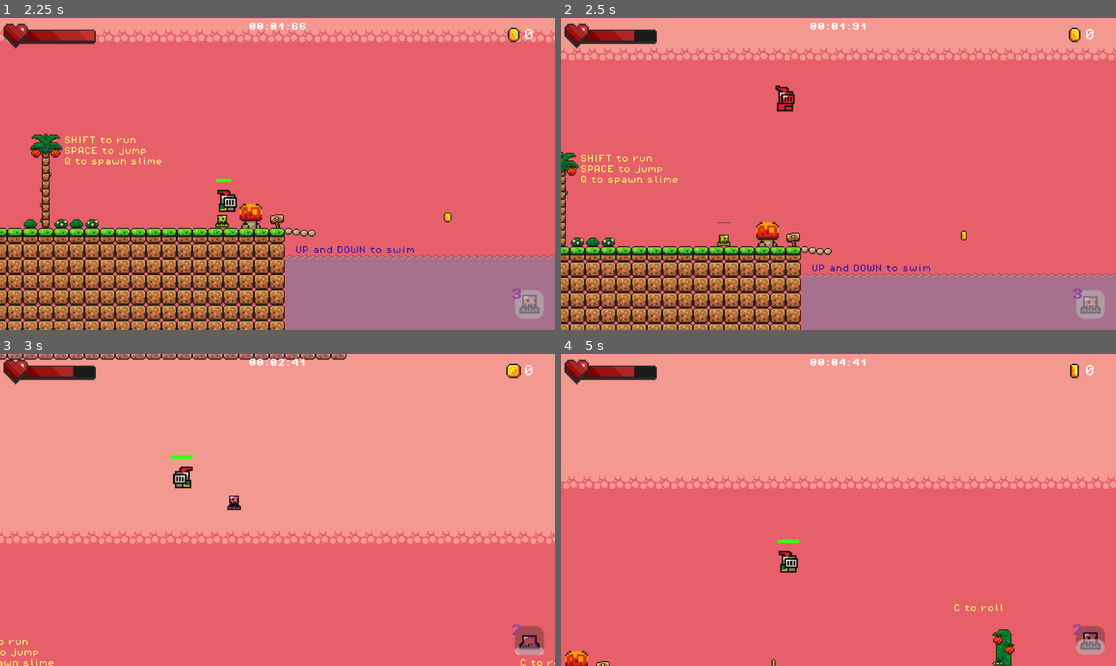
Above: before the commit, frames 1-4 (two rows, left to right).
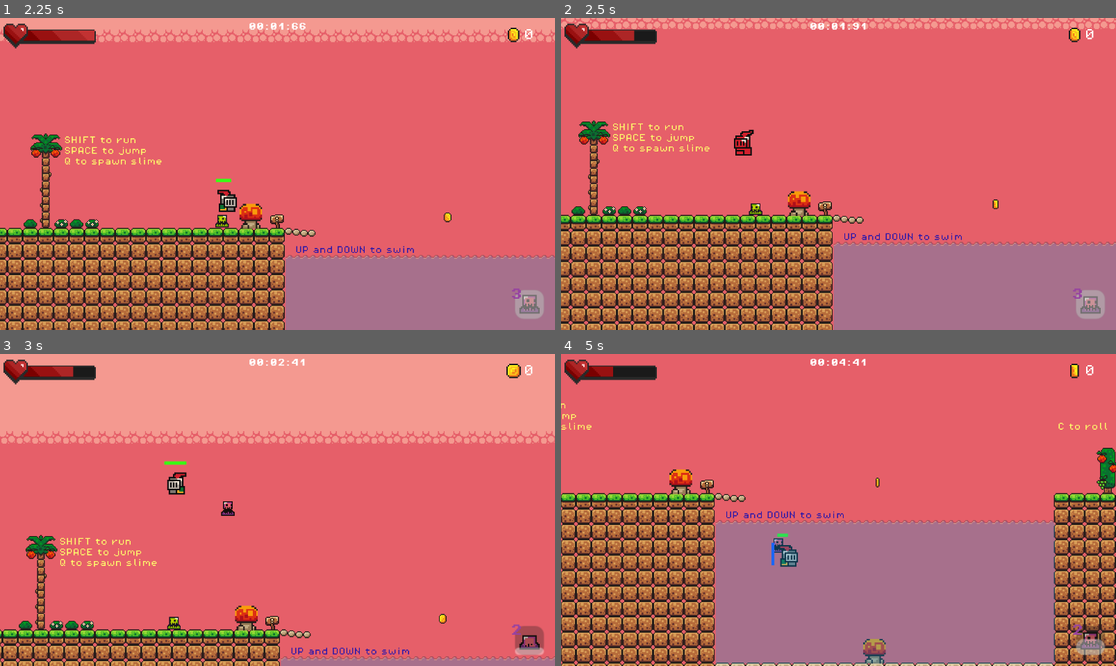
Above: after the commit, the same moments.

Repository: AshkanKiafard/AA-godot
Game: Godot game, scene res://scenes/main_menu.tscn
The game is run twice, just before and just after one commit, with the same random seed, the same clock (stepped at 60 frames per second) and the same inputs.
Inputs:
- Up to frame 1 (2.25 s): click "START" at 0.5 s; hold Right (move_right) from 1.28 s (still down); tap Space (jump) at 1.35, 1.52, 1.82 s; tap C (roll) at 2.1 s
- Up to frame 2 (2.5 s): keep holding Right (move_right); tap Space (jump) at 2.27, 2.3 s
- Up to frame 3 (3 s): tap Space (jump) at 2.57 s; release Right (move_right) at 2.78 s; hold A (move_left) from 2.78 s (still down); hold Q (spawn_sllime) from 2.78 s (still down)
- Up to frame 4 (5 s): tap Space (jump) at 3.05, 3.77, 3.8, 4.07, 4.35, 4.52, 4.82 s; release A (move_left) at 3.53 s; release Q (spawn_sllime) at 3.53 s; hold Right (move_right) from 3.53 s (still down); tap Shift at 3.6 s

Frame 1 is identical in both runs. In frame 2, 30% of the frame differs, in the area x 0-100%, y 0-100%; in frame 3, 42%; in frame 4, 90%.

Commit message:
added tapstrafing (mushrooms push you to left or right when collided with their side

Diff:
--- a/ashkan/godot-tutorial-ashkan/scenes/game.tscn
+++ b/ashkan/godot-tutorial-ashkan/scenes/game.tscn
@@ -324,30 +324,6 @@
 "move": SubResource("Animation_kbmlb")
 }
 
-[sub_resource type="GDScript" id="GDScript_amn1m"]
-script/source = "extends StaticBody2D
-
-var multiplier
-
-@onready var jump_sound: AudioStreamPlayer = $JumpSound
-var player_body
-
-func _on_area_2d_body_entered(body: Node2D) -> void:
-	jump_sound.play()
-	if body is Player:
-		multiplier = 5 if body.in_water else 2
-	else:
-		multiplier = 1
-	body.velocity.y = body.JUMP_VELOCITY * multiplier
-	if body is Player:
-		player_body = body
-		body.stamina = 0
-		$Timer.start()
-
-func _on_timer_timeout() -> void:
-	player_body.jump_count = 1
-"
-
 [node name="Game" type="Node2D"]
 
 [node name="UI" type="CanvasLayer" parent="."]
@@ -434,7 +410,6 @@
 
 [node name="Spawner" parent="." node_paths=PackedStringArray("node") instance=ExtResource("6_qq1ei")]
 node = NodePath("..")
-spawn = true
 
 [node name="Fruits" type="Node" parent="."]
 
@@ -560,15 +535,14 @@
 [node name="Mushrooms" type="Node2D" parent="."]
 position = Vector2(159, 104)
 
-[node name="Mushroom" parent="Mushrooms" instance=ExtResource("7_6bq2a")]
-position = Vector2(2, 2)
-script = SubResource("GDScript_amn1m")
-
 [node name="Mushroom2" parent="Mushrooms" instance=ExtResource("7_6bq2a")]
 position = Vector2(395, -463)
 
 [node name="Mushroom3" parent="Mushrooms" instance=ExtResource("7_6bq2a")]
 position = Vector2(-201, -174)
+
+[node name="Mushroom" parent="Mushrooms" instance=ExtResource("7_6bq2a")]
+position = Vector2(0, 2)
 
 [node name="Slime" parent="." instance=ExtResource("9_xkmy2")]
 position = Vector2(-158, -69)
--- a/ashkan/godot-tutorial-ashkan/scenes/mushroom.tscn
+++ b/ashkan/godot-tutorial-ashkan/scenes/mushroom.tscn
@@ -1,14 +1,17 @@
-[gd_scene load_steps=6 format=3 uid="uid://bp7hd728alk1x"]
+[gd_scene load_steps=7 format=3 uid="uid://bp7hd728alk1x"]
 
 [ext_resource type="Script" path="res://scripts/mushroom.gd" id="1_h3qmc"]
 [ext_resource type="Texture2D" uid="uid://ck8dkggpmhtag" path="res://assets/sprites/world_tileset.png" id="2_5edxf"]
 [ext_resource type="AudioStream" uid="uid://b7apjipae7ufd" path="res://assets/sounds/jump.wav" id="3_34fg0"]
 
 [sub_resource type="RectangleShape2D" id="RectangleShape2D_fqlji"]
-size = Vector2(24, 8)
+size = Vector2(24, 22)
 
 [sub_resource type="RectangleShape2D" id="RectangleShape2D_6k88o"]
-size = Vector2(24, 19)
+size = Vector2(24, 5)
+
+[sub_resource type="RectangleShape2D" id="RectangleShape2D_c7c27"]
+size = Vector2(5.625, 13.625)
 
 [node name="Mushroom" type="StaticBody2D"]
 script = ExtResource("1_h3qmc")
@@ -24,19 +27,36 @@
 region_rect = Rect2(113, 81, 14, 14)
 
 [node name="CollisionShape2D" type="CollisionShape2D" parent="."]
-position = Vector2(0, 9)
+position = Vector2(0, 2)
 shape = SubResource("RectangleShape2D_fqlji")
 
-[node name="Area2D" type="Area2D" parent="."]
+[node name="Top" type="Area2D" parent="."]
 collision_mask = 2
 
-[node name="CollisionShape2D" type="CollisionShape2D" parent="Area2D"]
-position = Vector2(0, -4.5)
+[node name="CollisionShape2D" type="CollisionShape2D" parent="Top"]
+position = Vector2(0, -12)
 shape = SubResource("RectangleShape2D_6k88o")
 
 [node name="JumpSound" type="AudioStreamPlayer" parent="."]
 stream = ExtResource("3_34fg0")
 bus = &"SFX"
 
+[node name="Left" type="Area2D" parent="."]
+collision_mask = 2
+
+[node name="CollisionShape2D" type="CollisionShape2D" parent="Left"]
+position = Vector2(-10, -2)
+shape = SubResource("RectangleShape2D_c7c27")
+
+[node name="Right" type="Area2D" parent="."]
+collision_mask = 2
+
+[node name="CollisionShape2D" type="CollisionShape2D" parent="Right"]
+position = Vector2(10, -2)
+shape = SubResource("RectangleShape2D_c7c27")
+
 [connection signal="timeout" from="Timer" to="." method="_on_timer_timeout"]
-[connection signal="body_entered" from="Area2D" to="." method="_on_area_2d_body_entered"]
+[connection signal="body_entered" from="Top" to="." method="_on_top_body_entered"]
+[connection signal="body_entered" from="Top" to="." method="_on_area_2d_body_entered"]
+[connection signal="body_entered" from="Left" to="." method="_on_left_body_entered"]
+[connection signal="body_entered" from="Right" to="." method="_on_right_body_entered"]
--- a/ashkan/godot-tutorial-ashkan/scenes/player.tscn
+++ b/ashkan/godot-tutorial-ashkan/scenes/player.tscn
@@ -319,5 +319,9 @@
 wait_time = 0.2
 one_shot = true
 
+[node name="XOverrideTimer" type="Timer" parent="."]
+one_shot = true
+
 [connection signal="timeout" from="DeathTimer" to="." method="_on_death_timer_timeout"]
 [connection signal="timeout" from="CoyoteTimer" to="." method="_on_coyote_timer_timeout"]
+[connection signal="timeout" from="XOverrideTimer" to="." method="_on_x_override_timer_timeout"]
--- a/ashkan/godot-tutorial-ashkan/scripts/mushroom.gd
+++ b/ashkan/godot-tutorial-ashkan/scripts/mushroom.gd
@@ -5,10 +5,27 @@
 @onready var jump_sound: AudioStreamPlayer = $JumpSound
 var player_body
 
-func _on_area_2d_body_entered(body: Node2D) -> void:
+
+func _on_timer_timeout() -> void:
+	player_body.jump_count = 1
+
+
+func _on_top_body_entered(body: Node2D) -> void:
+	make_body_jump_up(body, 2, 5)
+
+
+func _on_left_body_entered(body: Node2D) -> void:
+	make_body_jump_up(body, 1, 5)
+	push_body(body, -1)
+
+func _on_right_body_entered(body: Node2D) -> void:
+	make_body_jump_up(body, 1, 5)
+	push_body(body, 1)
+
+func make_body_jump_up(body: Node2D, normal_mult, water_mult):
 	jump_sound.play()
 	if body is Player:
-		multiplier = 5 if body.in_water else 2
+		multiplier = water_mult if body.in_water else normal_mult
 	else:
 		multiplier = 1
 	body.velocity.y = body.JUMP_VELOCITY * multiplier
@@ -17,5 +34,7 @@
 		body.stamina = 0
 		$Timer.start()
 
-func _on_timer_timeout() -> void:
-	player_body.jump_count = 1
+func push_body(body: Node2D, direction: int):
+	if body is Player:
+		body.override_x = true
+		body.direction = direction
--- a/ashkan/godot-tutorial-ashkan/scripts/player.gd
+++ b/ashkan/godot-tutorial-ashkan/scripts/player.gd
@@ -3,8 +3,15 @@
 
 const SPEED = 200.0
 const JUMP_VELOCITY = -400.0
+@onready var x_override_timer: Timer = $XOverrideTimer
+var override_x = false :
+	set(value):
+		override_x = value
+		x_override_timer.start()
+var direction
 var jump_count = 0
 var jump_available = true
+
 @onready var coyote_timer: Timer = $CoyoteTimer
 @onready var death_timer: Timer = $DeathTimer
 @onready var hurt_audio: AudioStreamPlayer2D = $HurtAudio
@@ -63,12 +70,17 @@
 		if coyote_timer.is_stopped() and jump_count == 0:
 			coyote_timer.start()
 	else:
+		if not x_override_timer.is_stopped() and x_override_timer.time_left < 1:
+			override_x = false
+			x_override_timer.stop()
 		jump_count = 0
 		jump_available = true
 		coyote_timer.stop()
 
 	# Handle jump.
 	if Input.is_action_just_pressed("jump"):
+		override_x = false
+		x_override_timer.stop()
 		if is_on_floor():
 			jump_count = 0
 		jump_count += 1
@@ -77,8 +89,8 @@
 			velocity.y = JUMP_VELOCITY - (stamina * 2)
 
 	# Get the input direction and handle the movement/deceleration.
-	# As good practice, you should replace UI actions with custom gameplay actions.
-	var direction := Input.get_axis("move_left", "move_right")
+	if not override_x:
+		direction = Input.get_axis("move_left", "move_right")
 	animated_sprite.flip_h = false if direction == 1 else true if direction == -1 else animated_sprite.flip_h
 	var player_direction = -1 if animated_sprite.flip_h else 1
 
@@ -143,3 +155,7 @@
 
 func _on_coyote_timer_timeout() -> void:
 	jump_available = false
+
+
+func _on_x_override_timer_timeout() -> void:
+	override_x = false
Not shown: 1 places in ashkan/godot-tutorial-ashkan/scenes/game.tscn that only renumber resources
